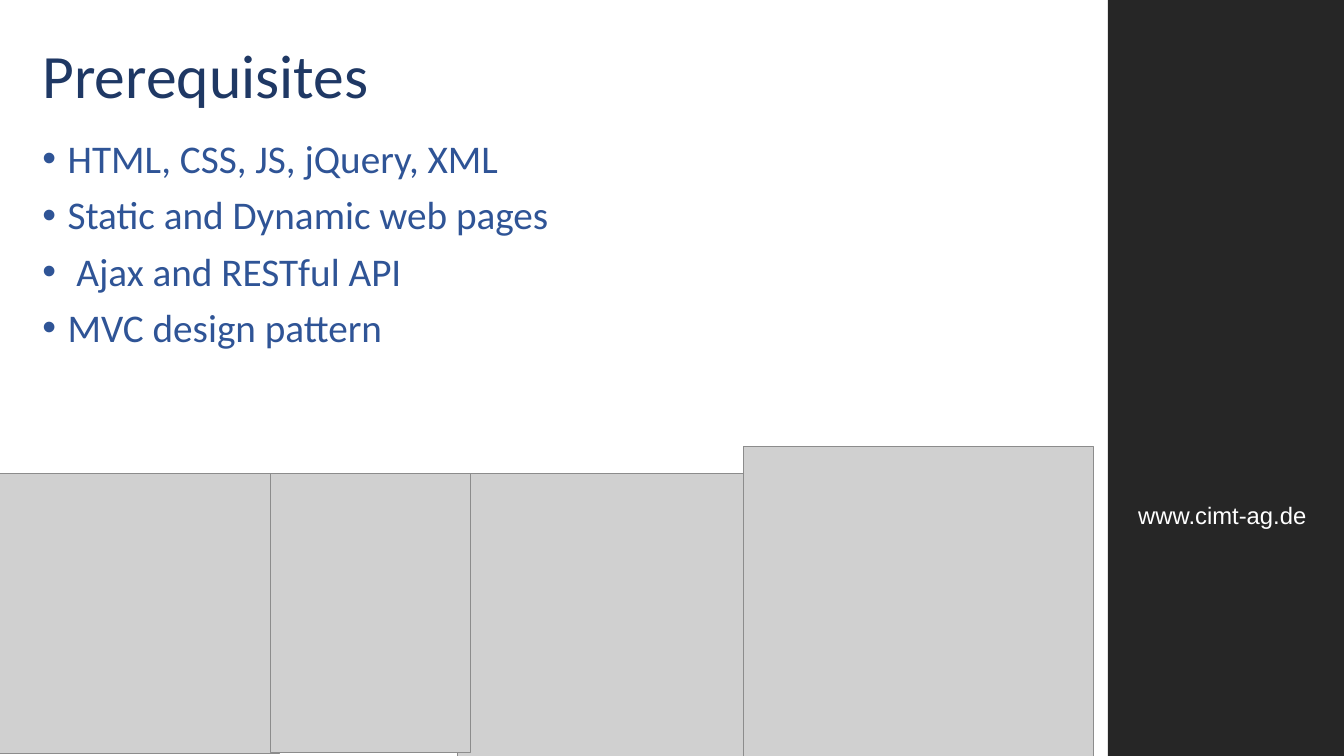
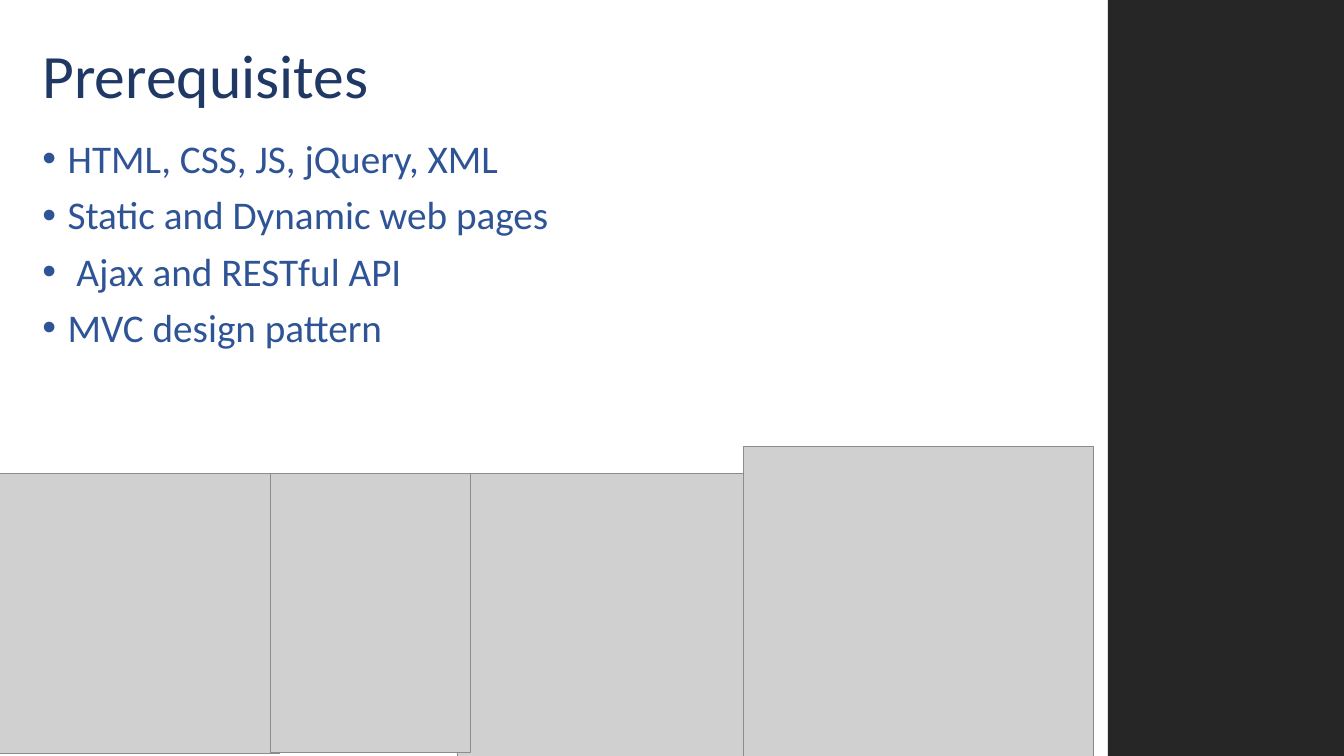
Before and after one commit to MJZSoft/OpenUI5Tutorial, a slide deck: slide 2 of Presentations/UI5_001.pptx. Drawn at 1344x756 pixels with LibreOffice and Linux fonts; fonts in the diff are those of the drawing; grey boxes stand for pictures; background and template pictures are left out. Boxes give left, top, right and bottom in pixels: in the first picture for what was removed or moved away, otherwise in the second. Text is boxed around its words. In the diff, an @@ line names an element or a change of style, - is before the commit and + after.

```diff
--- a/Presentations/UI5_001.pptx
+++ b/Presentations/UI5_001.pptx
@@ text removed at (1138,506,1306,529) @@
-www.cimt-ag.de
```
Also in this commit, not shown: 12 other slides changed, 2 other files.
